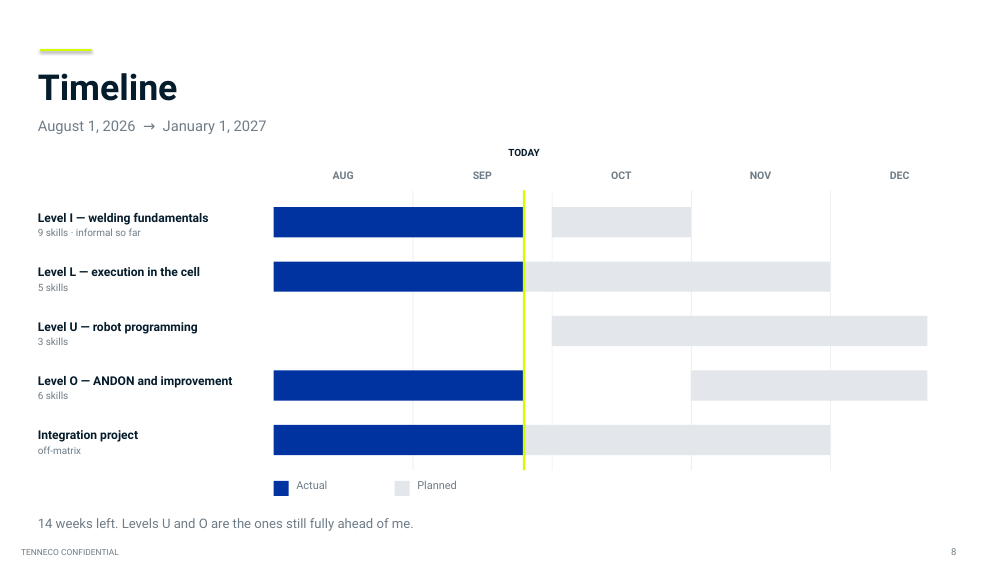
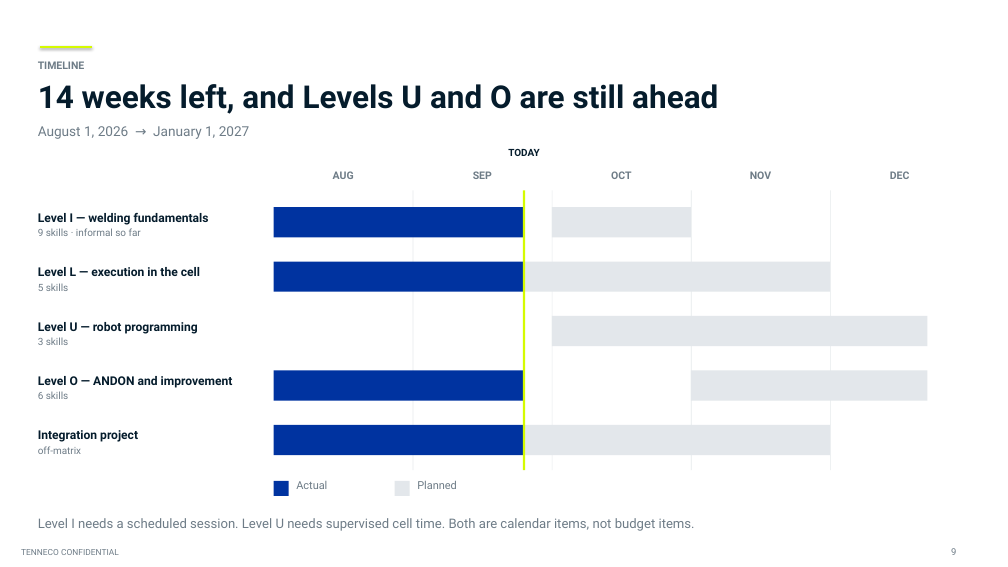
Before and after one commit to adaircarried/Claude-Design, a slide deck: slide 9 of presentations/Tenneco_Intern_Project_Diego_de_Leon.pptx (slide 8 before the commit). Drawn at 1008x567 pixels with LibreOffice and Linux fonts; fonts in the diff are those of the drawing; background and template pictures are left out. Boxes give left, top, right and bottom in pixels: in the first picture for what was removed or moved away, otherwise in the second. Text is boxed around its words. In the diff, an @@ line names an element or a change of style, - is before the commit and + after.

```diff
--- a/presentations/Tenneco_Intern_Project_Diego_de_Leon.pptx
+++ b/presentations/Tenneco_Intern_Project_Diego_de_Leon.pptx
@@ line moved from (40, 50) - (92, 50) to (40, 47) - (92, 47) @@
@@ text at bbox=[38, 61, 85, 69]: text changed; size 34 to 10 pt; text colour #051C2C to #6E7C87 @@
-Timeline
+TIMELINE
@@ text at bbox=[38, 84, 718, 114]: text changed; size 12.5 to 30 pt; text colour #6E7C87 to #051C2C; bold on @@
-14 weeks left. Levels U and O are the ones still fully ahead of me.
+14 weeks left, and Levels U and O are still ahead
@@ text "August 1, 2026 → January ..." at bbox=[38, 126, 250, 139]: size 14 to 13 pt @@
@@ text added at bbox=[38, 518, 695, 531], 12.5 pt, text #6E7C87 @@
+Level I needs a scheduled session. Level U needs supervised cell time. Both are calendar items, not budget items.
```
Also in this commit, not shown: 9 other slides changed, 1 slide added, 3 other files.
